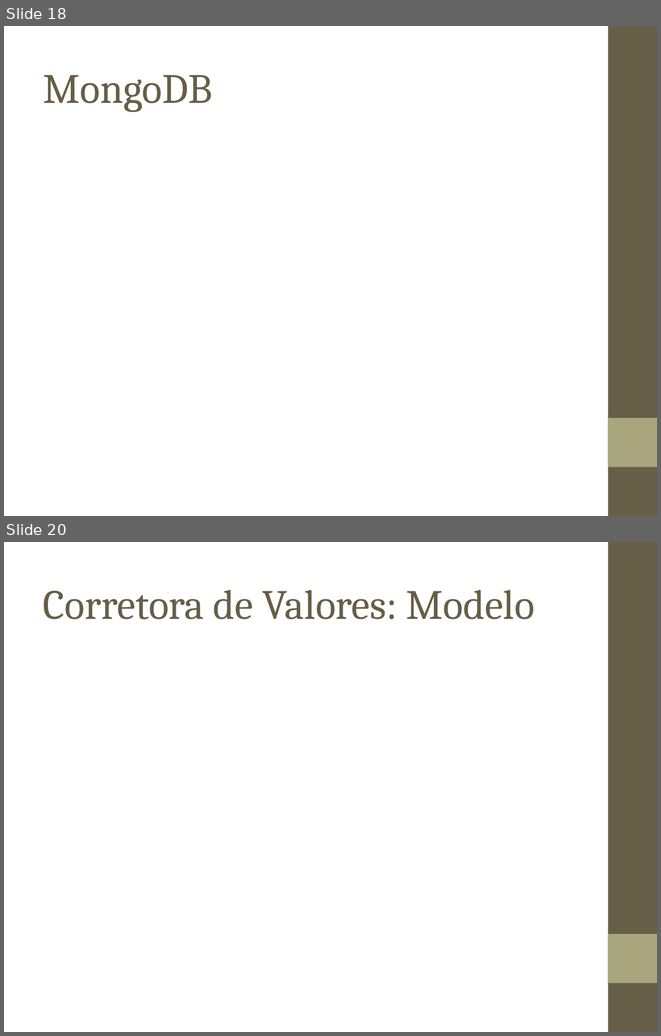
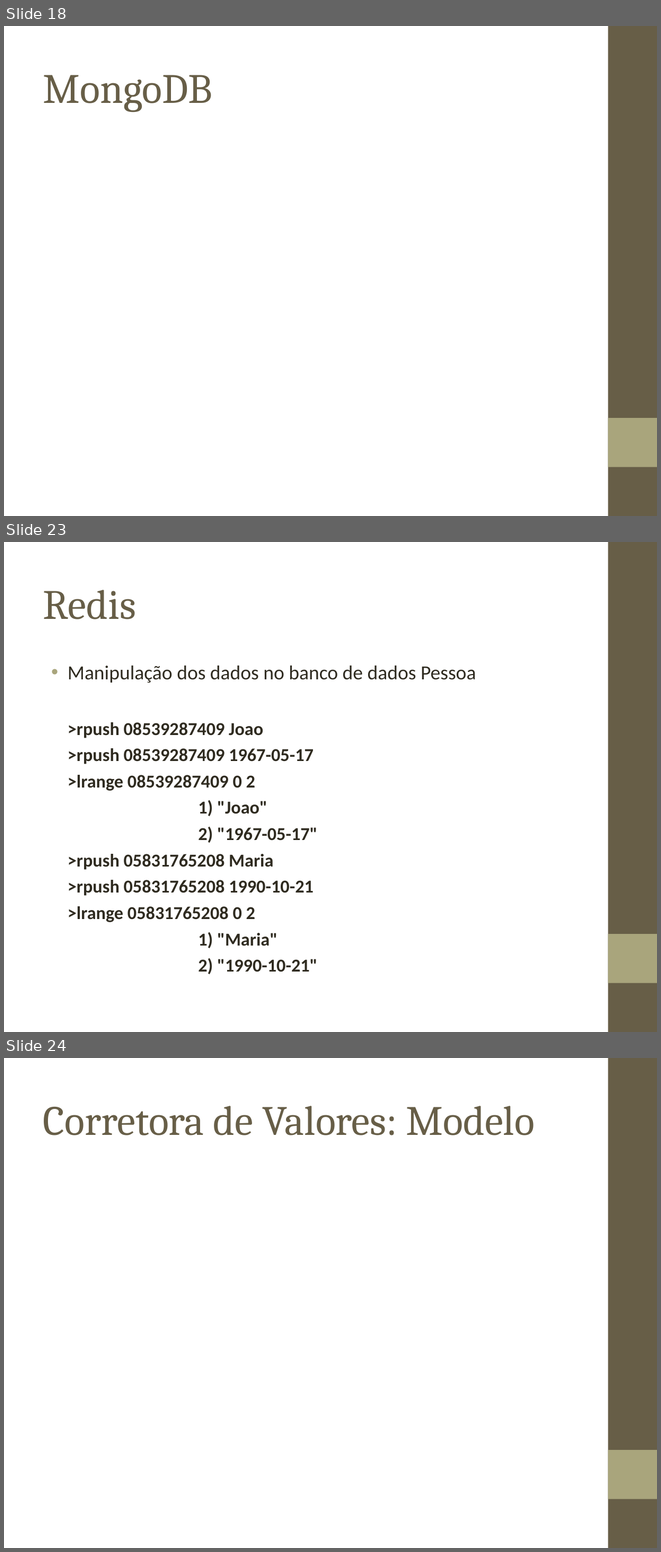
Before and after one commit to biacpaixao/Projeto_Final, a slide deck: apresentacao_projeto_final.ppt. Shown one above the other, each under a label of ours: slides 18 and 20 before the commit, slides 18, 23 and 24 after it; the slides between them are not shown. The pictures are 661x1036 and 661x1552 pixels, drawn with LibreOffice and Linux fonts; fonts in the diff are those of the drawing; background and template pictures are left out. Boxes give left, top, right and bottom in pixels: in the first picture for what was removed or moved away, otherwise in the second. Text is boxed around its words. In the diff, an @@ line names an element or a change of style, - is before the commit and + after.

```diff
--- a/apresentacao_projeto_final.ppt
+++ b/apresentacao_projeto_final.ppt
@@ slide 23 added at <box>4,542,657,1032</box>, background picture (left out); not listed: 2 template elements that a slide beside it also shows @@
@@ title added at <box>43,590,136,619</box>, 46 pt, text #675E47 @@
+Redis
@@ text added at <box>68,665,476,974</box>, 20 pt, text #2F2B20, bold @@
+• Manipulação dos dados no banco de dados Pessoa
+>rpush 08539287409 Joao
+>rpush 08539287409 1967-05-17
+>lrange 08539287409 0 2
+1) "Joao"
+2) "1967-05-17"
+>rpush 05831765208 Maria
+>rpush 05831765208 1990-10-21
+>lrange 05831765208 0 2
+1) "Maria"
+2) "1990-10-21"
@@ what was slide 20 is now slide 24 @@
```
Also in this commit, not shown: 4 slides changed, 17 other slides added, 3 slides removed, 1 other file.
